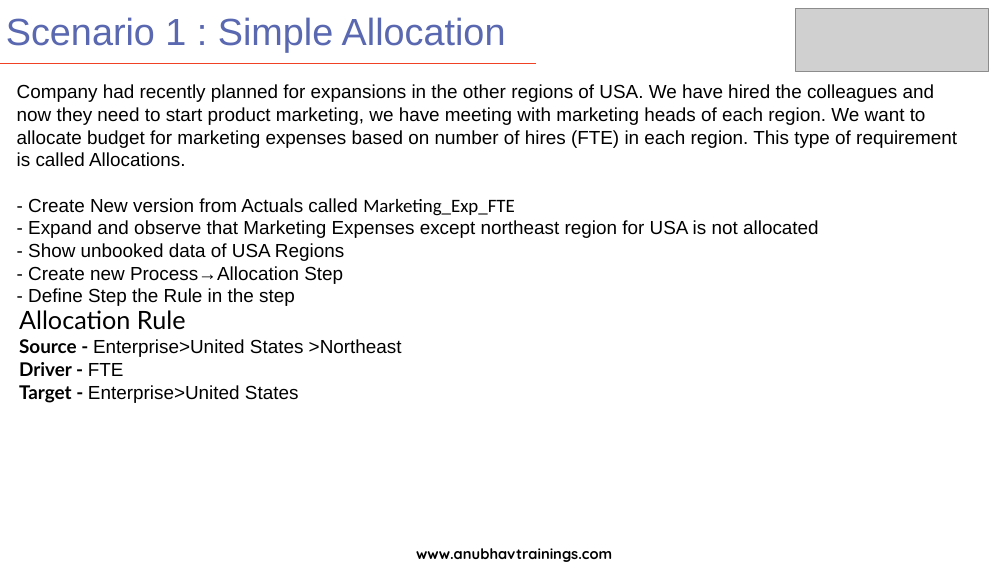
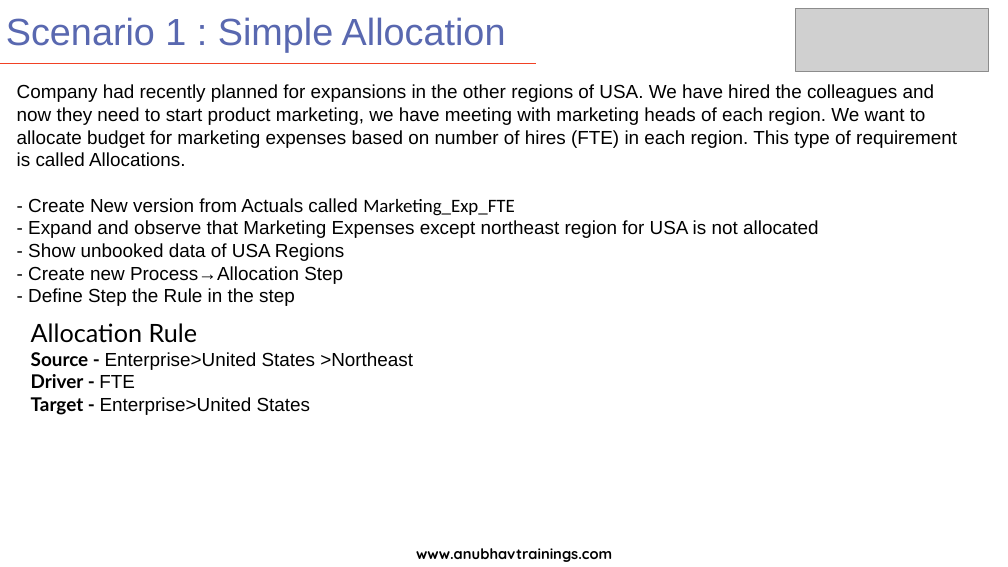
Before and after one commit to soyuztechnologies/SAC_SaamaTechnologies, a slide deck: slide 6 of day 6/SAC_Training Day 6.pptx. Drawn at 1008x567 pixels with LibreOffice and Linux fonts; fonts in the diff are those of the drawing; grey boxes stand for pictures. Boxes give left, top, right and bottom in pixels: in the first picture for what was removed or moved away, otherwise in the second. Text is boxed around its words. In the diff, an @@ line names an element or a change of style, - is before the commit and + after.

```diff
--- a/day 6/SAC_Training Day 6.pptx
+++ b/day 6/SAC_Training Day 6.pptx
@@ text "Allocation Rule": place and size @@
-text "Allocation Rule" at bbox=[19, 310, 402, 403]
+text "Allocation Rule" at bbox=[31, 323, 413, 415]
```
Also in this commit, not shown: 4 other slides changed.
